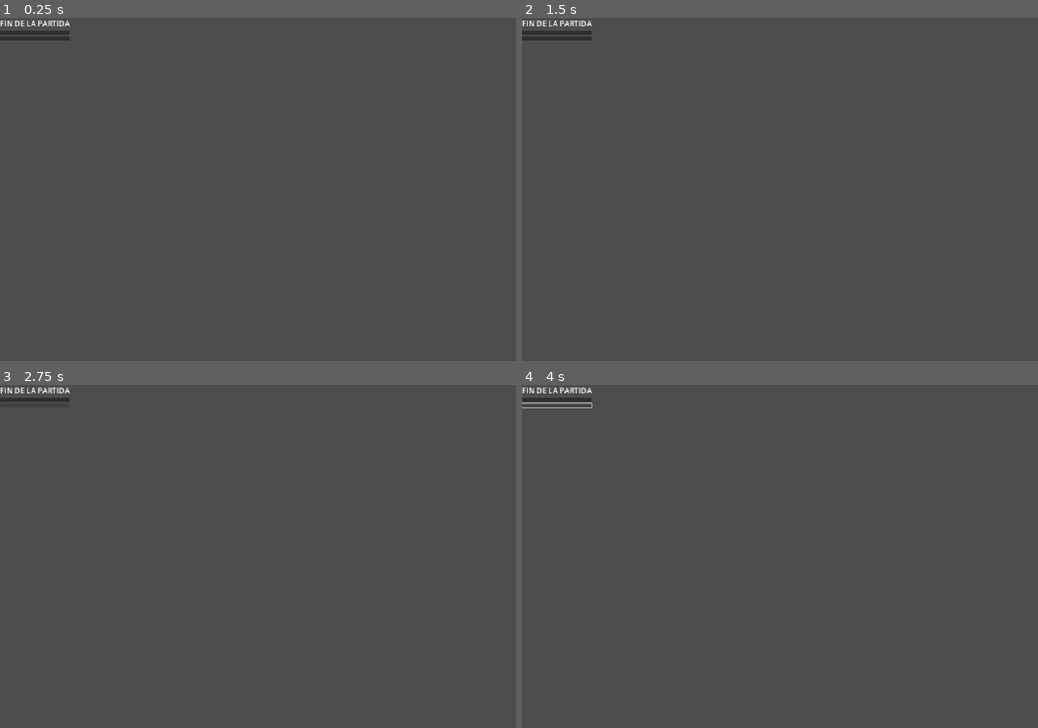
Above: before the commit, frames 1-4 (two rows, left to right).
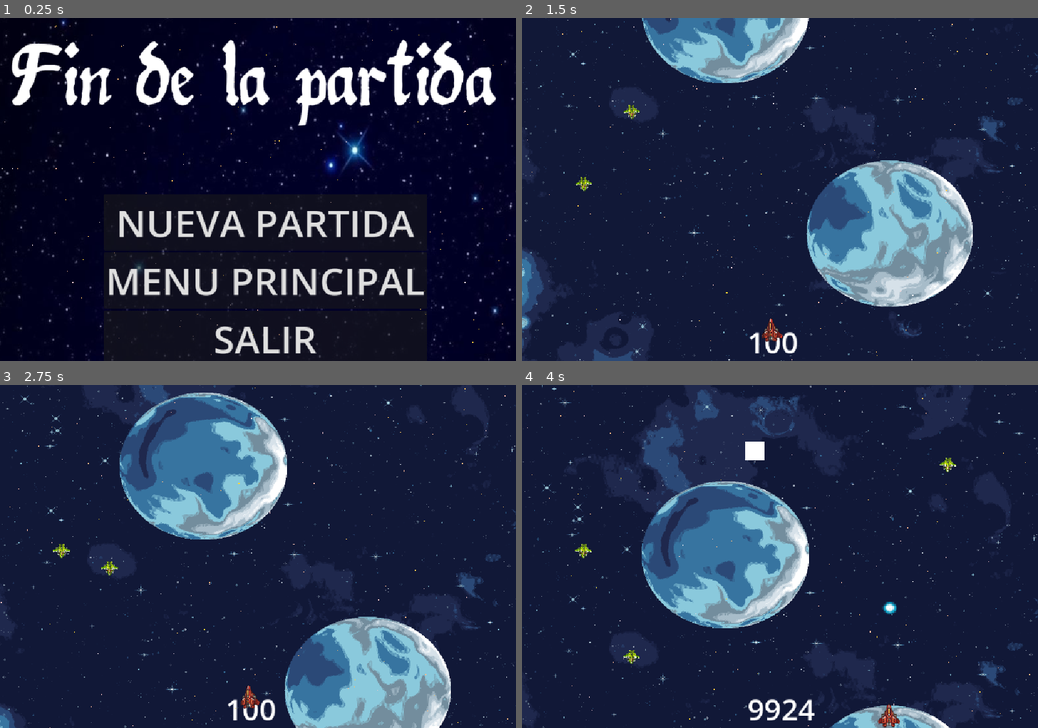
Above: after the commit, the same moments.

Repository: PiaBO/20GamesChallengeGodot
Game: Godot game, scene res://menus/game_over_menu.tscn
Two runs of this game, one before a commit and one after it. Both use one fixed random seed, a clock stepped at 60 frames per second and the inputs below. This scene is started directly instead of the project's main scene.
Inputs (mouse positions are in pixels of both pictures, inside the frame that each line leads up to):
- Up to frame 1 (0.25 s): no input
- Up to frame 2 (1.5 s): click (558, 31) at 0.52 s; click (785, 223) at 1.25 s, where only the run after the commit has a clickable "NUEVA PARTIDA"
- Up to frame 3 (2.75 s): click (36, 405) at 2.02 s
- Up to frame 4 (4 s): tap Enter (ui_accept) at 2.75, 3.02, 3.77 s; hold Right (ui_right) 2.78-3.53 s; tap D (der, bound only after the commit) at 2.85, 3.6 s; hold Down (ui_down) from 3.53 s (still down)

The runs differ from the first frame. In frame 1, 99% of the frame differs, in the area x 0-100%, y 0-100%; in frame 2, 100%; in frame 3, 100%; in frame 4, 100%.

Commit message:
mecanicas implementadas

Diff:
--- a/3/river-raid/autoload/game_manager.gd
+++ b/3/river-raid/autoload/game_manager.gd
@@ -3,10 +3,13 @@
 # --- SEÑALES---
 signal game_paused(is_paused)
 signal game_over_triggered
+signal actualizar_fuel(fuel:int)
+signal siguienteNivel()
 
 # --- RUTAS DE ESCENAS ---
 const MAIN_MENU_PATH := "res://menus/main_menu.tscn"
 const GAME_PATH := "res://menus/game.tscn"
+const GAME_OVER_MENU := "res://menus/game_over_menu.tscn"
 
 # --- RUTAS DE ARCHIVOS ---
 const SAVE_PATH := "user://savegame.json"
@@ -15,10 +18,15 @@
 # --- ESTADO DEL JUEGO ---
 var is_paused := false
 var player_data := {}
+var nivelActual : int
 
 # --- VARIABLES DEL JUEGO  ---
 var window_length : int
 var window_height : int
+
+# --- VARIABLES DEL JUGADRO
+var fuel : int
+var fuelMax := 10000
 
 
 func _ready() -> void:
@@ -28,6 +36,8 @@
 	window_height = get_viewport().get_visible_rect().size.y
 	window_length = get_viewport().get_visible_rect().size.x
 
+	fuel = fuelMax
+	nivelActual = 1
 
 func change_scene(path: String) -> void:
 	# Aseguramos despausar al cambiar de escena
@@ -107,6 +117,18 @@
 # LÓGICA DE FIN DE JUEGO
 # ==========================================
 func _on_game_over() -> void:
-	# Puedes instanciar un CanvasLayer con el GameOverMenu aquí,
-	# o cambiar a una escena dedicada.
-	pass
+	change_scene(GAME_OVER_MENU)
+
+func perder_fuel():
+	if fuel > 0:
+		fuel -= 1
+	else:
+		_on_game_over()
+	actualizar_fuel.emit(fuel)
+
+func recargar_fuel():
+	if fuel < fuelMax:
+		fuel = fuelMax
+
+func nivel_superado():
+	siguienteNivel.emit()
--- a/3/river-raid/enemigo/enemigo.tscn
+++ b/3/river-raid/enemigo/enemigo.tscn
@@ -33,7 +33,7 @@
 "duration": 1.0,
 "texture": ExtResource("2_3u5g0")
 }],
-"loop": 1,
+"loop": true,
 "name": &"default",
 "speed": 7.0
 }]
--- /dev/null
+++ b/3/river-raid/fuel tank/fuel_tank.tscn
@@ -0,0 +1,16 @@
+[gd_scene format=3 uid="uid://7if7bjxe5rks"]
+
+[sub_resource type="RectangleShape2D" id="RectangleShape2D_rdc5o"]
+size = Vector2(40, 38.5)
+
+[node name="FuelTank" type="StaticBody2D" unique_id=1580437209 groups=["Fuel"]]
+collision_layer = 16
+collision_mask = 3
+
+[node name="CollisionShape2D" type="CollisionShape2D" parent="." unique_id=2118394232]
+position = Vector2(20, 19.75)
+shape = SubResource("RectangleShape2D_rdc5o")
+
+[node name="ColorRect" type="ColorRect" parent="." unique_id=807648557]
+offset_right = 40.0
+offset_bottom = 40.0
--- a/3/river-raid/jugador/jugador.gd
+++ b/3/river-raid/jugador/jugador.gd
@@ -3,8 +3,10 @@
 
 const SPEED = 300.0
 const VELOCIDAD_BALA = 1000.0
+
 @onready var size: int = get_node("CollisionShape2D").shape.extents.x
 @onready var bala := preload("res://jugador/bala.tscn")
+
 
 func _physics_process(delta: float) -> void:
 	if Input.is_action_just_pressed("ui_accept"):
@@ -15,19 +17,35 @@
 
 		get_parent().add_child(disparo)
 
-	var directionH := Input.get_axis("ui_left", "ui_right")
-	var directionV := Input.get_axis("ui_up", "ui_down")
+	var directionH := Input.get_axis("izq", "der")
+	var directionV := Input.get_axis("arriba", "abajo")
 	if directionH:
 		velocity.x = directionH * SPEED
+		GameManager.perder_fuel()
 	else:
 		velocity.x = move_toward(velocity.x, 0, SPEED)
 
 	if directionV:
 		velocity.y = directionV * SPEED
+		GameManager.perder_fuel()
 	else:
 		velocity.y = move_toward(velocity.y, 0, SPEED)
 
-	#TODO: LIMITES PERSONAJE
-	##clamp(position.y, GameManager.window_height, 0)
+	move_and_slide()
 
-	move_and_slide()
+	for i in get_slide_collision_count():
+		var collision = get_slide_collision(i)
+		var collider = collision.get_collider()
+
+		if collider.is_in_group("Enemigos"):
+			_on_colision_con_enemigo(collider)
+			break
+		if collider.is_in_group("Fuel"):
+			GameManager.recargar_fuel()
+			collider.free()
+			break
+		if collider.is_in_group("Meta"):
+			GameManager.nivel_superado()
+func _on_colision_con_enemigo(enemigo: Node) -> void:
+	print("¡Colisión con enemigo!")
+	GameManager._on_game_over()
--- a/3/river-raid/jugador/jugador.tscn
+++ b/3/river-raid/jugador/jugador.tscn
@@ -4,10 +4,10 @@
 [ext_resource type="SpriteFrames" uid="uid://bje5jhxjru6hd" path="res://jugador/sprites.tres" id="2_5vouv"]
 
 [sub_resource type="RectangleShape2D" id="RectangleShape2D_5vouv"]
-size = Vector2(28, 55)
+size = Vector2(32, 52.5)
 
 [node name="jugador" type="CharacterBody2D" unique_id=888636717]
-collision_mask = 12
+collision_mask = 60
 script = ExtResource("1_y3xgi")
 
 [node name="ColorRect" type="AnimatedSprite2D" parent="." unique_id=1670800721]
@@ -17,8 +17,8 @@
 autoplay = "idle"
 frame_progress = 0.945679
 
-[node name="CollisionShape2D" type="CollisionShape2D" parent="." unique_id=2126247970]
-position = Vector2(14, 28)
+[node name="CollisionShape2D" type="CollisionShape2D" parent="." unique_id=2126247970 groups=["Jugador"]]
+position = Vector2(16, 26.75)
 shape = SubResource("RectangleShape2D_5vouv")
 
 [node name="PuntoDisparo" type="Marker2D" parent="." unique_id=1885224695 groups=["Balas"]]
--- a/3/river-raid/menus/game.gd
+++ b/3/river-raid/menus/game.gd
@@ -2,10 +2,14 @@
 
 @export var niveles : Array[PackedScene]
 @onready var nodoNivel := $NivelActual/Mapa
+@onready var labelPuntos := $NivelActual/LabelPuntos
+
 var numNivel := 0
 
 func _ready() -> void:
-	# Si hay datos cargados, aplícalos aquí
+	GameManager.actualizar_fuel.connect(_actualizar_fuel)
+	GameManager.siguienteNivel.connect(_siguienteNivel)
+	numNivel = 0
 	if GameManager.player_data.has("player_pos"):
 		print("Posición cargada: ", GameManager.player_data["player_pos"])
 
@@ -20,3 +24,14 @@
 	# Simular Game Over con F6
 	if event.is_action_pressed("ui_text_backspace"):
 		GameManager.game_over_triggered.emit()
+
+
+func _actualizar_fuel(num : int):
+	labelPuntos.text = str(num)
+
+func _siguienteNivel():
+	if numNivel < niveles.size():
+		numNivel += 1
+		#TODO: llamar a GameManager para cambiar de nivel, resetar el jugador y fuel
+	else:
+		GameManager._on_game_over()
--- a/3/river-raid/menus/game.tscn
+++ b/3/river-raid/menus/game.tscn
@@ -4,6 +4,7 @@
 [ext_resource type="PackedScene" uid="uid://7b10x8cc4iea" path="res://menus/pause_menu.tscn" id="2_gkr7p"]
 [ext_resource type="PackedScene" uid="uid://b83lty3cnqth4" path="res://niveles/nivel_1.tscn" id="2_he40h"]
 [ext_resource type="PackedScene" uid="uid://58l173mrqoqc" path="res://jugador/jugador.tscn" id="3_cdppe"]
+[ext_resource type="PackedScene" uid="uid://w46xx8878bqj" path="res://niveles/nivel_2.tscn" id="3_mnw11"]
 [ext_resource type="PackedScene" uid="uid://wba1l3c1ini2" path="res://enemigo/enemigo.tscn" id="4_he40h"]
 
 [sub_resource type="RectangleShape2D" id="RectangleShape2D_he40h"]
@@ -35,7 +36,7 @@
 
 [node name="Game" type="Node2D" unique_id=333769787]
 script = ExtResource("1_04dmk")
-niveles = Array[PackedScene]([ExtResource("2_he40h")])
+niveles = Array[PackedScene]([ExtResource("2_he40h"), ExtResource("3_mnw11")])
 
 [node name="NivelActual" type="Node2D" parent="." unique_id=731285803]
 
@@ -60,6 +61,14 @@
 [node name="CollisionShape2D4" type="CollisionShape2D" parent="NivelActual/limites" unique_id=1540907626]
 position = Vector2(1082, 362.5)
 shape = SubResource("RectangleShape2D_17y0l")
+
+[node name="LabelPuntos" type="Label" parent="NivelActual" unique_id=2008301023]
+offset_left = 472.0
+offset_top = 637.0
+offset_right = 578.0
+offset_bottom = 723.0
+theme_override_font_sizes/font_size = 62
+text = "100"
 
 [node name="PauseMenu" parent="." unique_id=1793250673 instance=ExtResource("2_gkr7p")]
 visible = false
--- /dev/null
+++ b/3/river-raid/menus/game_over_menu.gd
@@ -0,0 +1,21 @@
+extends Control
+
+
+# Called when the node enters the scene tree for the first time.
+func _ready() -> void:
+	pass # Replace with function body.
+
+# Called every frame. 'delta' is the elapsed time since the previous frame.
+func _process(delta: float) -> void:
+	pass
+
+func _on_btn_nueva_partida_pressed() -> void:
+	GameManager.delete_save()
+	GameManager.player_data = {"player_pos": Vector2.ZERO, "health": 100} # Datos por defecto
+	GameManager.change_scene(GameManager.GAME_PATH)
+
+func _on_btn_salir_pressed() -> void:
+		get_tree().quit()
+
+func _on_btn_inicio_pressed() -> void:
+	GameManager.change_scene(GameManager.MAIN_MENU_PATH)
--- a/3/river-raid/menus/game_over_menu.tscn
+++ b/3/river-raid/menus/game_over_menu.tscn
@@ -1,21 +1,86 @@
 [gd_scene format=3 uid="uid://64wo8xuqetwm"]
+
+[ext_resource type="Script" uid="uid://dyjk3ejxcom52" path="res://menus/game_over_menu.gd" id="1_duaj0"]
+[ext_resource type="Texture2D" uid="uid://lxas6ufh73br" path="res://niveles/img/fondo.jpg" id="2_j3yah"]
+[ext_resource type="Theme" uid="uid://4ekmw4f7t5hr" path="res://menus/tema_boton.tres" id="3_1j35a"]
+[ext_resource type="FontFile" uid="uid://dl1gacqoet3vb" path="res://menus/fonts/Mork Dungeon.ttf" id="4_sbetn"]
+
+[sub_resource type="ParticleProcessMaterial" id="ParticleProcessMaterial_sh4cq"]
+particle_flag_disable_z = true
+emission_shape = 3
+emission_box_extents = Vector3(1, 400, 1)
+spread = 0.0
+initial_velocity_min = 50.0
+initial_velocity_max = 100.0
+gravity = Vector3(0, 0, 0)
+hue_variation_min = -2.2351742e-08
+hue_variation_max = 0.19999997
+
+[sub_resource type="Theme" id="Theme_157kg"]
+default_font = ExtResource("4_sbetn")
 
 [node name="GameOverMenu" type="Control" unique_id=1174913777]
 process_mode = 3
 layout_mode = 3
 anchors_preset = 0
+script = ExtResource("1_duaj0")
 
-[node name="VBoxContainer" type="VBoxContainer" parent="." unique_id=1397566872]
+[node name="Fondo" type="Sprite2D" parent="." unique_id=846807283]
+position = Vector2(594.3538, 288.72443)
+rotation = 1.5645927
+scale = Vector2(1.61839, 1.3745278)
+texture = ExtResource("2_j3yah")
+
+[node name="Control" type="Control" parent="." unique_id=1217291085]
+layout_mode = 1
+anchors_preset = 4
+anchor_top = 0.5
+anchor_bottom = 0.5
+offset_top = -20.0
+offset_right = 40.0
+offset_bottom = 20.0
+grow_vertical = 2
+mouse_filter = 2
+
+[node name="GPUParticles2D" type="GPUParticles2D" parent="Control" unique_id=1385808918]
+position = Vector2(-13, 396)
+amount = 555
+lifetime = 20.0
+preprocess = 20.0
+process_material = SubResource("ParticleProcessMaterial_sh4cq")
+
+[node name="VBoxContainer" type="VBoxContainer" parent="." unique_id=1182472044]
 layout_mode = 0
-offset_right = 40.0
-offset_bottom = 40.0
+offset_left = 217.0
+offset_top = 370.0
+offset_right = 849.0
+offset_bottom = 732.0
 
-[node name="LableGameOver" type="Label" parent="VBoxContainer" unique_id=1431779516]
+[node name="BtnNuevaPartida" type="Button" parent="VBoxContainer" unique_id=622418196]
 layout_mode = 2
-text = "FIN DE LA PARTIDA"
+theme = ExtResource("3_1j35a")
+text = "NUEVA PARTIDA"
 
-[node name="Button" type="Button" parent="VBoxContainer" unique_id=1341806031]
+[node name="BtnInicio" type="Button" parent="VBoxContainer" unique_id=1330226123]
 layout_mode = 2
+theme = ExtResource("3_1j35a")
+text = "MENU PRINCIPAL"
 
-[node name="Button2" type="Button" parent="VBoxContainer" unique_id=1151182713]
+[node name="BtnSalir" type="Button" parent="VBoxContainer" unique_id=835508342]
 layout_mode = 2
+theme = ExtResource("3_1j35a")
+text = "SALIR"
+
+[node name="Titulo" type="Label" parent="." unique_id=37295263]
+layout_mode = 0
+offset_left = 24.0
+offset_top = 25.0
+offset_right = 1039.0
+offset_bottom = 268.0
+theme = SubResource("Theme_157kg")
+theme_override_font_sizes/font_size = 176
+text = "Fin de la partida"
+
+[connection signal="pressed" from="VBoxContainer/BtnNuevaPartida" to="." method="_on_btn_nueva_partida_pressed"]
+[connection signal="pressed" from="VBoxContainer/BtnInicio" to="." method="_on_btn_inicio_pressed"]
+[connection signal="pressed" from="VBoxContainer/BtnSalir" to="." method="_on_btn_salir_pressed"]
--- /dev/null
+++ b/3/river-raid/niveles/meta.gd
@@ -0,0 +1 @@
+extends Area2D
--- /dev/null
+++ b/3/river-raid/niveles/meta.tscn
@@ -0,0 +1,11 @@
+[gd_scene format=3 uid="uid://dxdt5xvyb7cbb"]
+
+[sub_resource type="RectangleShape2D" id="RectangleShape2D_qphry"]
+size = Vector2(1091, 190)
+
+[node name="Meta" type="StaticBody2D" unique_id=390834282 groups=["Meta"]]
+collision_layer = 32
+
+[node name="CollisionShape2D" type="CollisionShape2D" parent="." unique_id=283510018]
+position = Vector2(535.5, 85)
+shape = SubResource("RectangleShape2D_qphry")
--- a/3/river-raid/niveles/nivel_1.tscn
+++ b/3/river-raid/niveles/nivel_1.tscn
@@ -2,15 +2,33 @@
 
 [ext_resource type="PackedScene" uid="uid://cvaai6olfrabv" path="res://niveles/nivel_base.tscn" id="1_d4ujm"]
 [ext_resource type="PackedScene" uid="uid://wba1l3c1ini2" path="res://enemigo/enemigo.tscn" id="2_w6qyd"]
+[ext_resource type="PackedScene" uid="uid://7if7bjxe5rks" path="res://fuel tank/fuel_tank.tscn" id="3_2iqk4"]
+[ext_resource type="PackedScene" uid="uid://dxdt5xvyb7cbb" path="res://niveles/meta.tscn" id="4_eu3iu"]
 
 [node name="NivelBase" unique_id=1526597633 instance=ExtResource("1_d4ujm")]
+metadata/_edit_horizontal_guides_ = [-1252.0]
 
 [node name="1" parent="." index="0" unique_id=31924101]
-position = Vector2(541, -683)
-scale = Vector2(1.1027501, 0.9424688)
+position = Vector2(541, -728.64844)
+scale = Vector2(1.1027501, 0.9729011)
 
 [node name="Enemigo" parent="." index="1" unique_id=1580437209 instance=ExtResource("2_w6qyd")]
-position = Vector2(121, 153)
+position = Vector2(214, 155)
 
-[node name="Enemigo2" parent="." index="2" unique_id=1992842712 instance=ExtResource("2_w6qyd")]
-position = Vector2(860, 178)
+[node name="Enemigo2" parent="." index="2" unique_id=2128152507 instance=ExtResource("2_w6qyd")]
+position = Vector2(875, -248)
+
+[node name="Enemigo3" parent="." index="3" unique_id=2062365080 instance=ExtResource("2_w6qyd")]
+position = Vector2(202, -465)
+
+[node name="Enemigo4" parent="." index="4" unique_id=1800280322 instance=ExtResource("2_w6qyd")]
+position = Vector2(579, -1175)
+
+[node name="Enemigo5" parent="." index="5" unique_id=774983845 instance=ExtResource("2_w6qyd")]
+position = Vector2(196, -1515)
+
+[node name="FuelTank" parent="." index="6" unique_id=1381788402 instance=ExtResource("3_2iqk4")]
+position = Vector2(467, -280)
+
+[node name="Meta" parent="." index="7" unique_id=1332234394 instance=ExtResource("4_eu3iu")]
+position = Vector2(11, -1769)
--- /dev/null
+++ b/3/river-raid/niveles/nivel_2.tscn
@@ -0,0 +1,9 @@
+[gd_scene format=3 uid="uid://w46xx8878bqj"]
+
+[ext_resource type="PackedScene" uid="uid://cvaai6olfrabv" path="res://niveles/nivel_base.tscn" id="1_a1qd3"]
+[ext_resource type="Texture2D" uid="uid://lxas6ufh73br" path="res://niveles/img/fondo.jpg" id="2_buu7l"]
+
+[node name="NivelBase" unique_id=1526597633 instance=ExtResource("1_a1qd3")]
+
+[node name="1" parent="." index="0" unique_id=31924101]
+texture = ExtResource("2_buu7l")
--- a/3/river-raid/niveles/nivel_base.gd
+++ b/3/river-raid/niveles/nivel_base.gd
@@ -2,8 +2,8 @@
 class_name NivelBase
 
 @export var velocidad_scroll : float = 150.0
-signal nivel_completado()
+@onready var labelFuel = $Fuel
 
 func _physics_process(delta: float) -> void:
-	# Mueve todo el nivel hacia abajo
-	position.y += velocidad_scroll * delta
+	if(position.y != GameManager.window_height*3):
+		position.y += velocidad_scroll * delta
--- a/3/river-raid/project.godot
+++ b/3/river-raid/project.godot
@@ -12,7 +12,7 @@
 
 config/name="RiverRaid"
 run/main_scene="uid://c60gtktgkdpwg"
-config/features=PackedStringArray("4.7", "Forward Plus")
+config/features=PackedStringArray("4.6", "Forward Plus")
 config/icon="res://icon.svg"
 
 [autoload]
@@ -25,12 +25,41 @@
 window/size/viewport_height=720
 window/stretch/mode="canvas_items"
 
+[input]
+
+izq={
+"deadzone": 0.2,
+"events": [Object(InputEventKey,"resource_local_to_scene":false,"resource_name":"","device":-1,"window_id":0,"alt_pressed":false,"shift_pressed":false,"ctrl_pressed":false,"meta_pressed":false,"pressed":false,"keycode":0,"physical_keycode":65,"key_label":0,"unicode":97,"location":0,"echo":false,"script":null)
+, Object(InputEventKey,"resource_local_to_scene":false,"resource_name":"","device":-1,"window_id":0,"alt_pressed":false,"shift_pressed":false,"ctrl_pressed":false,"meta_pressed":false,"pressed":false,"keycode":0,"physical_keycode":4194319,"key_label":0,"unicode":0,"location":0,"echo":false,"script":null)
+]
+}
+der={
+"deadzone": 0.2,
+"events": [Object(InputEventKey,"resource_local_to_scene":false,"resource_name":"","device":-1,"window_id":0,"alt_pressed":false,"shift_pressed":false,"ctrl_pressed":false,"meta_pressed":false,"pressed":false,"keycode":0,"physical_keycode":68,"key_label":0,"unicode":100,"location":0,"echo":false,"script":null)
+, Object(InputEventKey,"resource_local_to_scene":false,"resource_name":"","device":-1,"window_id":0,"alt_pressed":false,"shift_pressed":false,"ctrl_pressed":false,"meta_pressed":false,"pressed":false,"keycode":0,"physical_keycode":4194321,"key_label":0,"unicode":0,"location":0,"echo":false,"script":null)
+]
+}
+arriba={
+"deadzone": 0.2,
+"events": [Object(InputEventKey,"resource_local_to_scene":false,"resource_name":"","device":-1,"window_id":0,"alt_pressed":false,"shift_pressed":false,"ctrl_pressed":false,"meta_pressed":false,"pressed":false,"keycode":0,"physical_keycode":87,"key_label":0,"unicode":119,"location":0,"echo":false,"script":null)
+, Object(InputEventKey,"resource_local_to_scene":false,"resource_name":"","device":-1,"window_id":0,"alt_pressed":false,"shift_pressed":false,"ctrl_pressed":false,"meta_pressed":false,"pressed":false,"keycode":0,"physical_keycode":4194320,"key_label":0,"unicode":0,"location":0,"echo":false,"script":null)
+]
+}
+abajo={
+"deadzone": 0.2,
+"events": [Object(InputEventKey,"resource_local_to_scene":false,"resource_name":"","device":-1,"window_id":0,"alt_pressed":false,"shift_pressed":false,"ctrl_pressed":false,"meta_pressed":false,"pressed":false,"keycode":0,"physical_keycode":83,"key_label":0,"unicode":115,"location":0,"echo":false,"script":null)
+, Object(InputEventKey,"resource_local_to_scene":false,"resource_name":"","device":-1,"window_id":0,"alt_pressed":false,"shift_pressed":false,"ctrl_pressed":false,"meta_pressed":false,"pressed":false,"keycode":0,"physical_keycode":4194322,"key_label":0,"unicode":0,"location":0,"echo":false,"script":null)
+]
+}
+
 [layer_names]
 
 2d_physics/layer_1="jugador"
 2d_physics/layer_2="balas"
 2d_physics/layer_3="enemigos"
 2d_physics/layer_4="paredes"
+2d_physics/layer_5="fuel"
+2d_physics/layer_6="checkpoint"
 
 [physics]
 
Not shown, added: 3/river-raid/menus/game_over_menu.gd.uid
Not shown, added: 3/river-raid/niveles/meta.gd.uid
